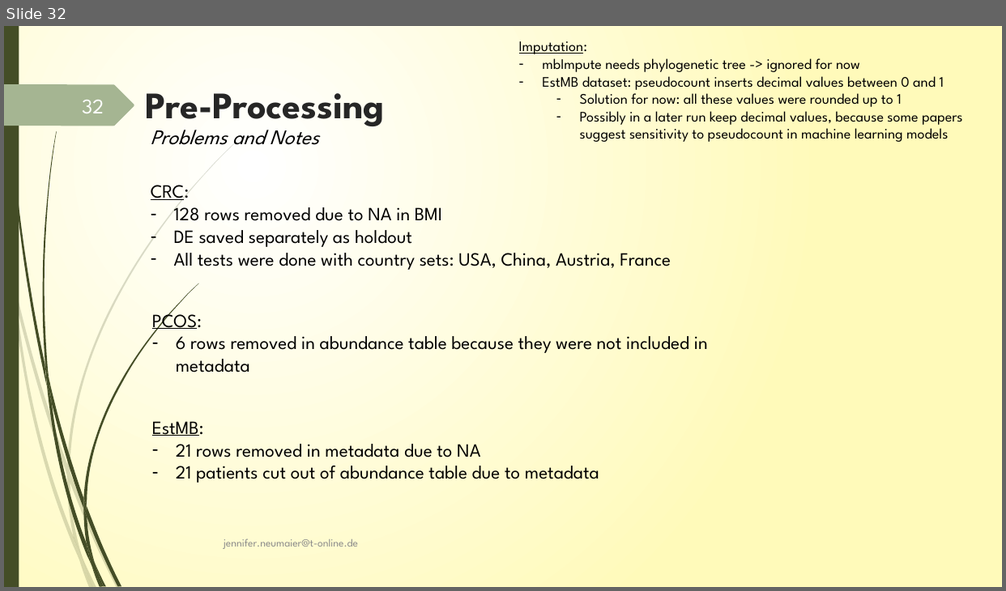
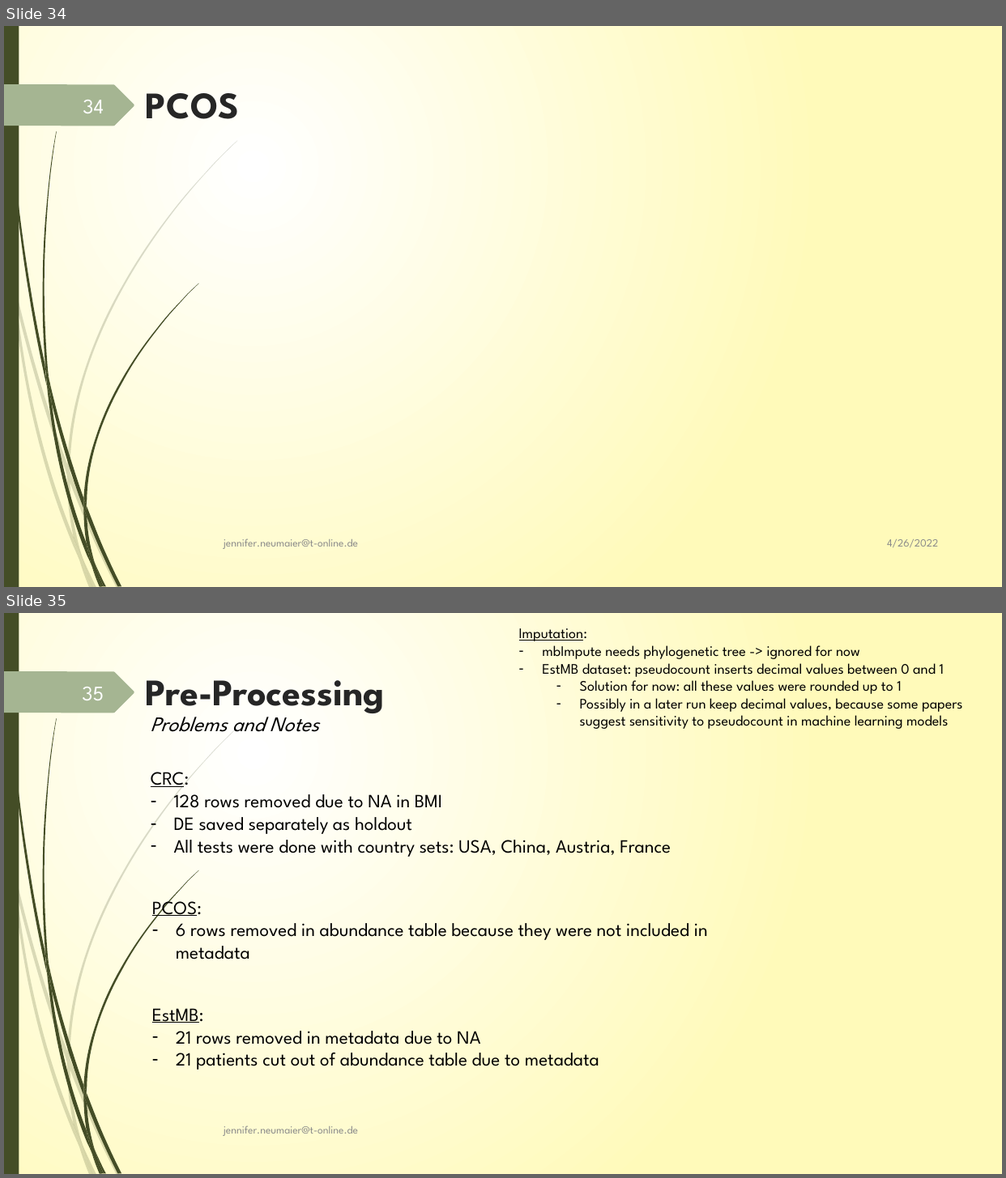
Before and after one commit to JenniferNeumaier/ml_coda, a slide deck: doc/Project_structure_notes.pptx. Shown one above the other, each under a label of ours: slide 32 before the commit, slides 34 and 35 after it. The pictures are 1006x591 and 1006x1178 pixels, drawn with LibreOffice and Linux fonts; fonts in the diff are those of the drawing. Boxes give left, top, right and bottom in pixels: in the first picture for what was removed or moved away, otherwise in the second. Text is boxed around its words. In the diff, an @@ line names an element or a change of style, - is before the commit and + after.

```diff
--- a/doc/Project_structure_notes.pptx
+++ b/doc/Project_structure_notes.pptx
@@ slide 34 added at bbox=[4, 26, 1002, 587], background gradient #FFFFFF to #FFFABB; not listed: 24 template elements that a slide beside it also shows @@
@@ title added at bbox=[146, 93, 239, 119], 36 pt, text #262626, bold @@
+PCOS
@@ page number added at bbox=[83, 100, 104, 113], 20 pt, text #FEFFFF @@
+34
@@ text added at bbox=[224, 540, 358, 549], 10.5 pt, text #8C8C8C @@
+jennifer.neumaier@t-online.de
@@ text added at bbox=[887, 540, 938, 548], 10.5 pt, text #8C8C8C @@
+4/26/2022
@@ what was slide 32 is now slide 35 @@
@@ page number at bbox=[82, 687, 104, 700]: text changed @@
-32
+35
```
Also in this commit, not shown: 20 slides changed, 2 other slides added, 22 other files.
